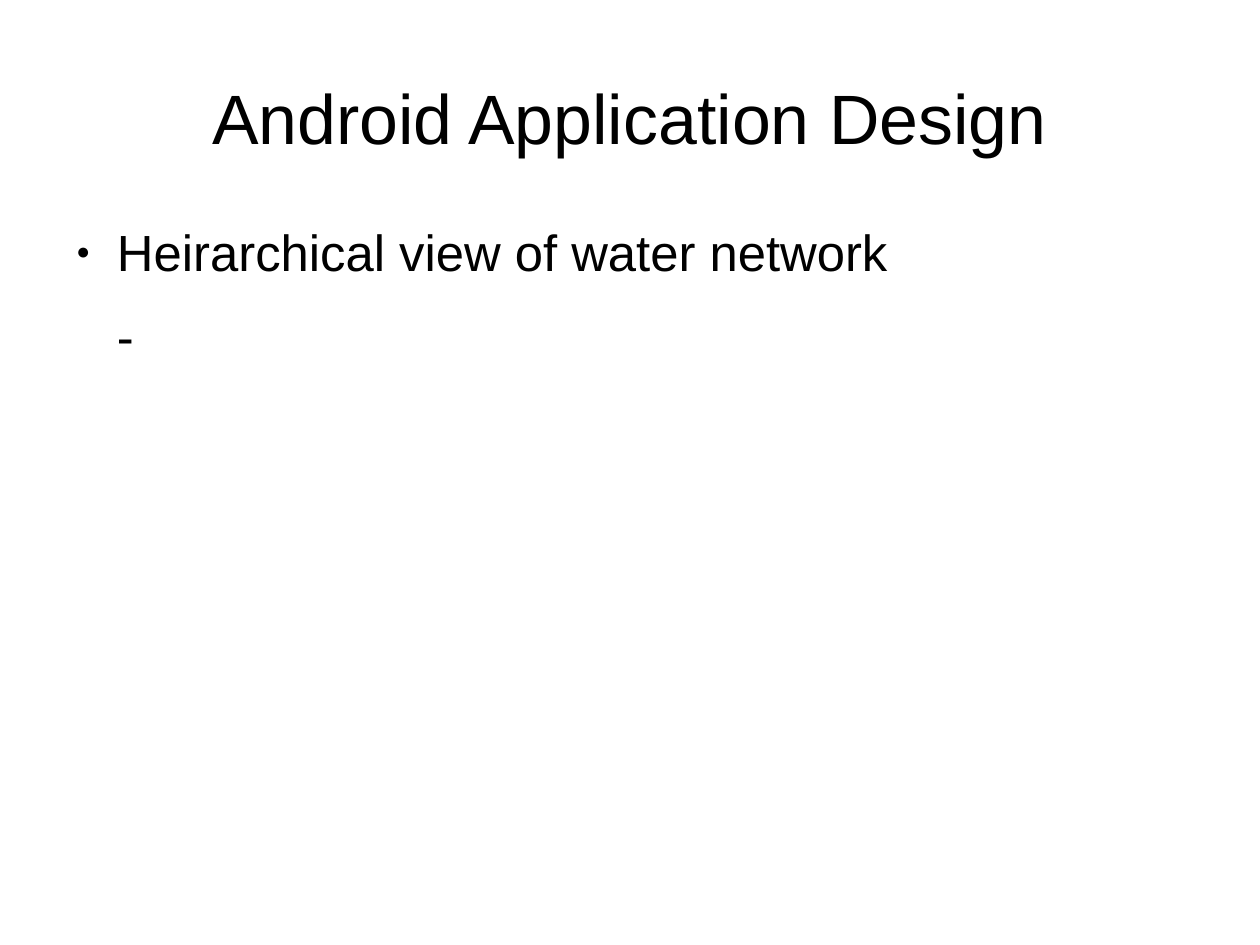
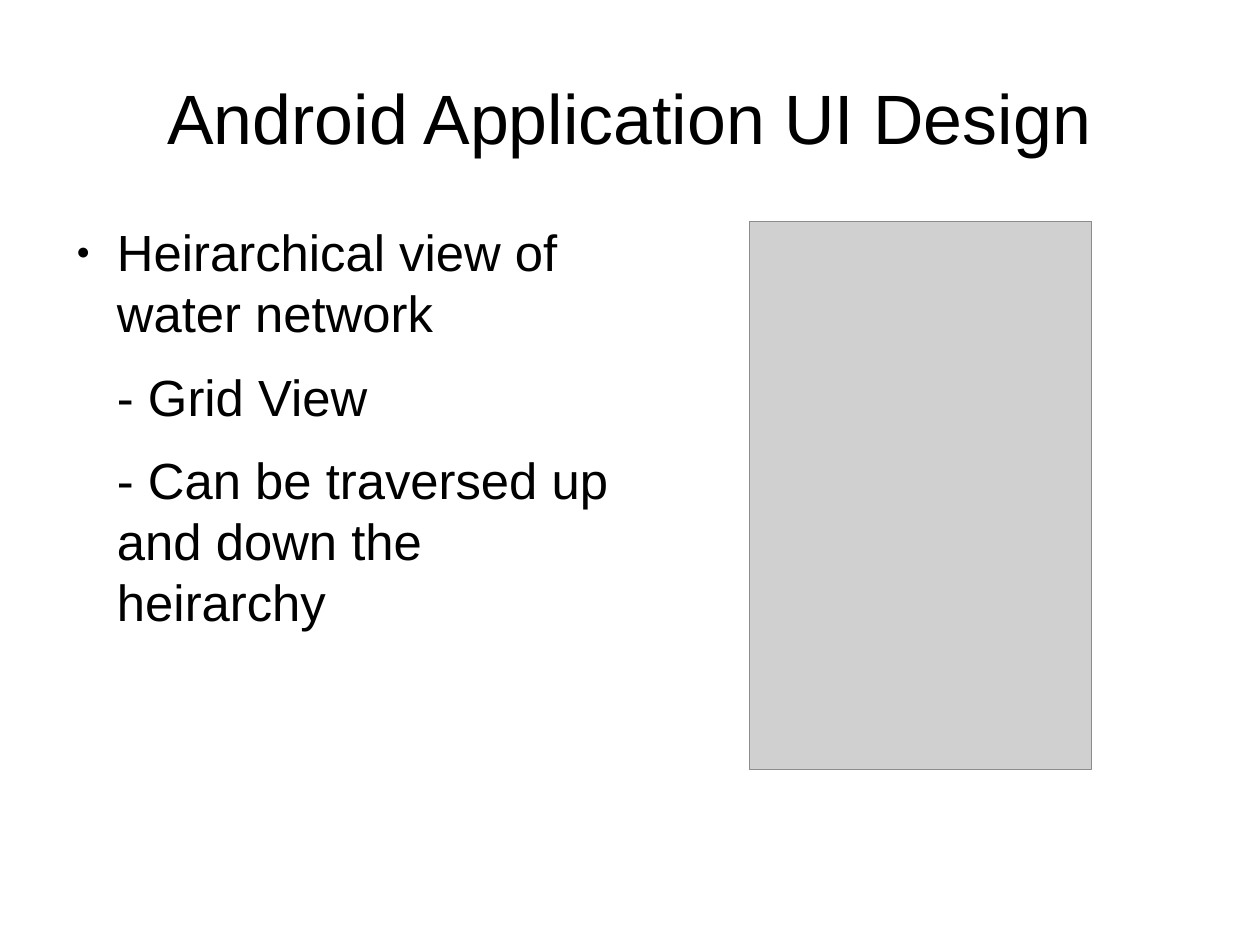
Before and after one commit to smartwatermanagement/self-healing-water-networks, a slide deck: slide 8 of Documentation/Design/design presentation.odp. Drawn at 1260x945 pixels with LibreOffice and Linux fonts; fonts in the diff are those of the drawing; grey boxes stand for pictures. Boxes give left, top, right and bottom in pixels: in the first picture for what was removed or moved away, otherwise in the second. Text is boxed around its words. In the diff, an @@ line names an element or a change of style, - is before the commit and + after.

```diff
--- a/Documentation/Design/design presentation.odp
+++ b/Documentation/Design/design presentation.odp
@@ title at [167, 93, 1091, 157]: text changed @@
-Android Application Design
+Android Application UI Design
@@ picture added at [750, 221, 1093, 769] @@
@@ text at [117, 379, 608, 632]: text changed @@
--
+- Grid View
+- Can be traversed up and down the heirarchy
```
Also in this commit, not shown: 6 other slides changed, 2 slides added, 1 slide removed, 3 other files.
